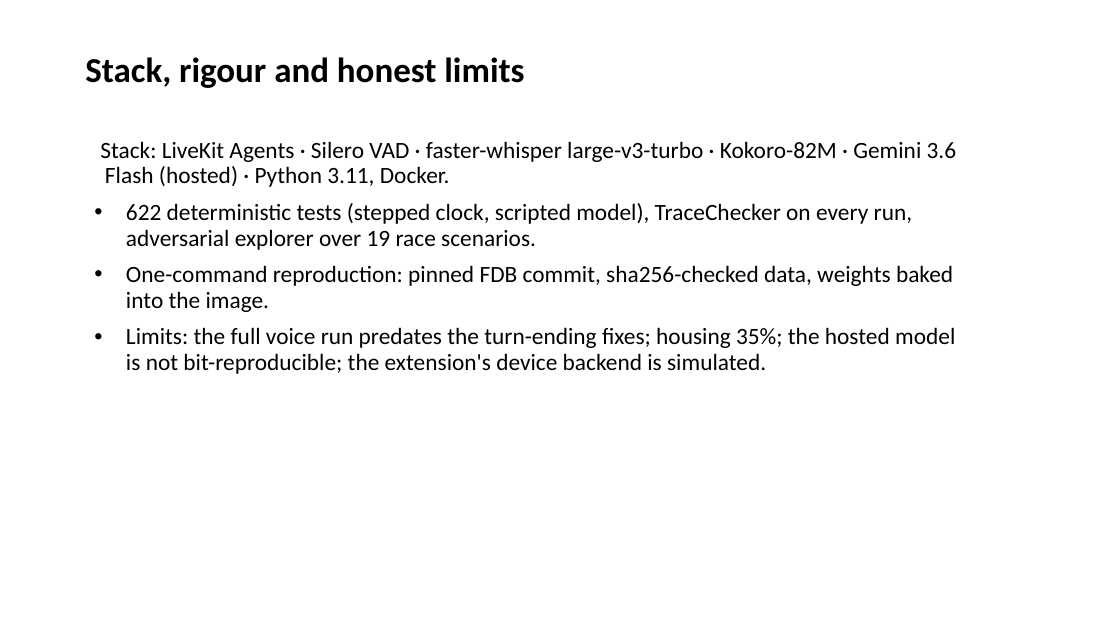
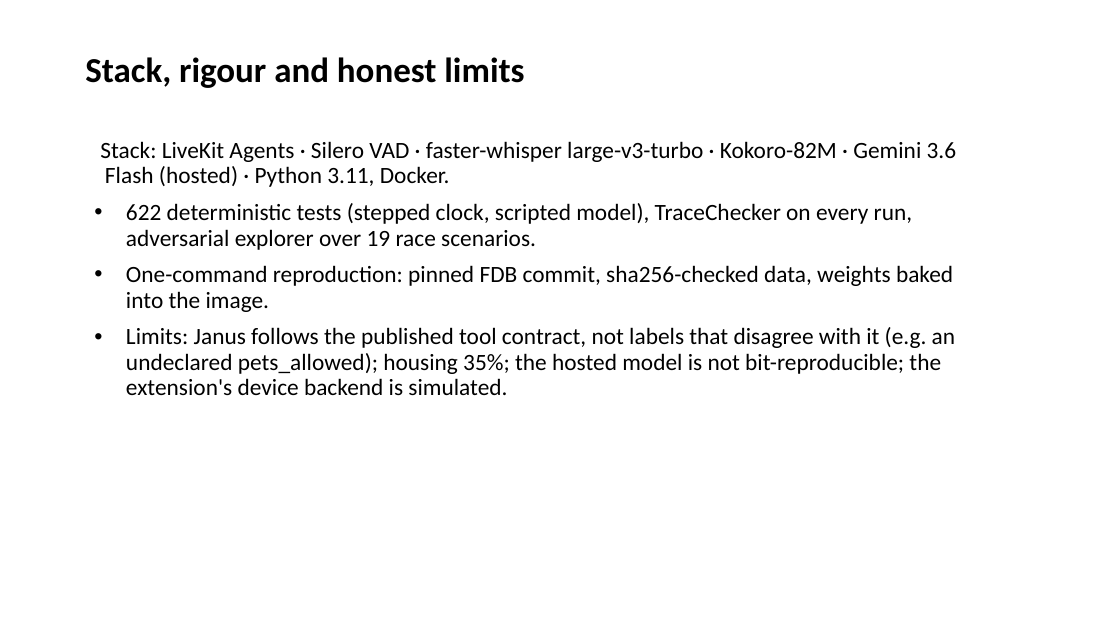
Before and after one commit to AdithyaSanthosh-P/Janus, a slide deck: slide 7 of docs/deck/Janus_Submission.pptx. Drawn at 1120x630 pixels with LibreOffice and Linux fonts; fonts in the diff are those of the drawing. Boxes give left, top, right and bottom in pixels: in the first picture for what was removed or moved away, otherwise in the second. Text is boxed around its words. In the diff, an @@ line names an element or a change of style, - is before the commit and + after.

```diff
--- a/docs/deck/Janus_Submission.pptx
+++ b/docs/deck/Janus_Submission.pptx
@@ text at [126, 327, 955, 395]: text changed @@
-• Limits: the full voice run predates the turn-ending fixes; housing 35%; the hosted model is not bit-reproducible; the extension's device backend is simulated.
+• Limits: Janus follows the published tool contract, not labels that disagree with it (e.g. an undeclared pets_allowed); housing 35%; the hosted model is not bit-reproducible; the extension's device backend is simulated.
```
Also in this commit, not shown: 1 other slide changed, 2 other files.
